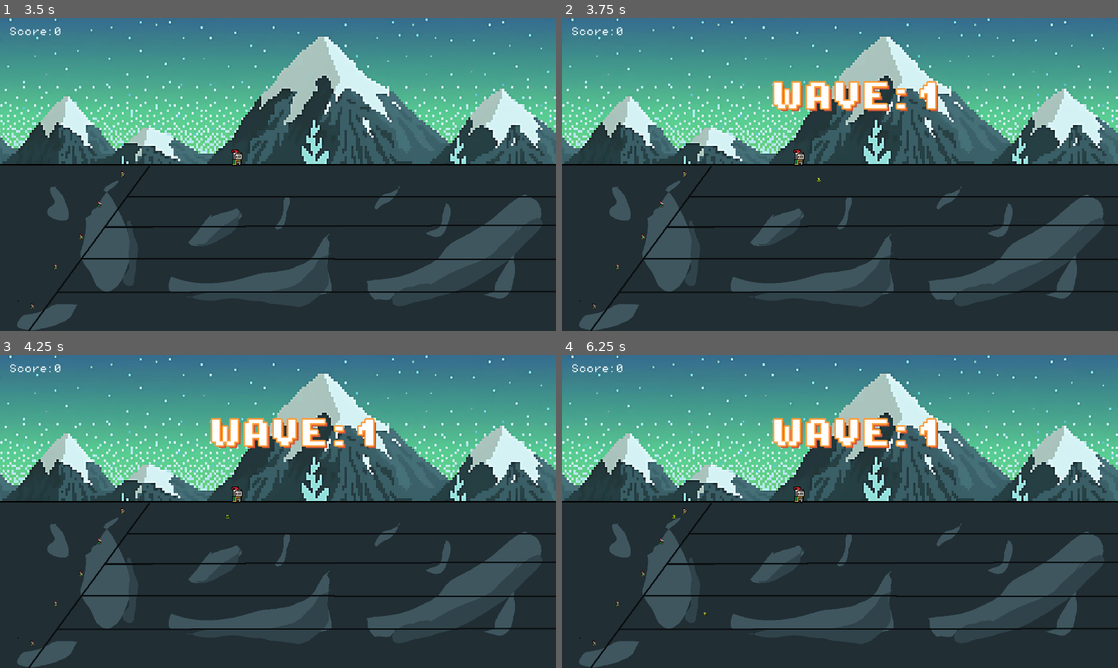
Above: before the commit, frames 1-4 (two rows, left to right).
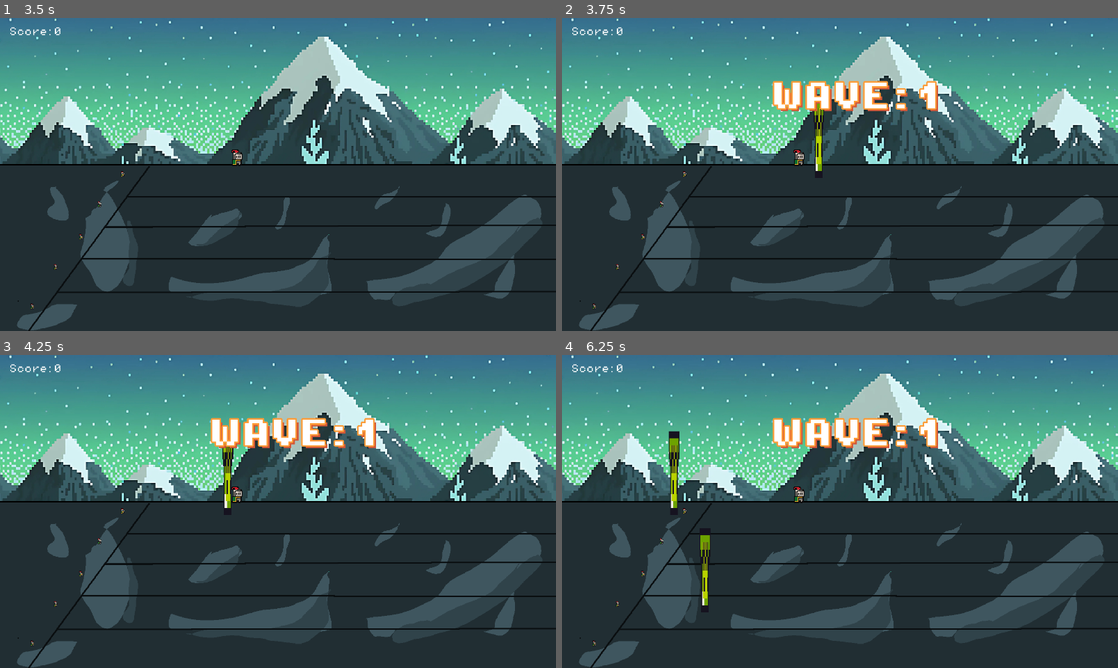
Above: after the commit, the same moments.

Repository: varun22/ECS179-FinalProject
Game: Godot game, scene res://scenes/menu.tscn
Same seed, same stepped clock (60 frames per second), same inputs: the game is played once before the commit and once after it.
Inputs:
- Up to frame 1 (3.5 s): click "Play Game" at 0.5 s; tap Enter (ui_accept) at 1.25, 1.52, 2, 2.27, 2.75 s; hold Right (ui_right) 1.28-2.78 s; hold Left (ui_left) from 2.78 s (still down)
- Up to frame 2 (3.75 s): tap Enter (ui_accept) at 3.5 s; release Left (ui_left) at 3.53 s; hold Right (ui_right) from 3.53 s (still down)
- Up to frame 3 (4.25 s): keep holding Right (ui_right); tap Enter (ui_accept) at 3.77 s
- Up to frame 4 (6.25 s): tap Enter (ui_accept) at 4.52, 5.27 s; release Right (ui_right) at 5.03 s; hold Left (ui_left) 5.03-5.78 s; hold Right (ui_right) from 5.78 s (still down)

Frame 1 is identical in both runs. In frame 2, 0.3% of the frame differs, in the area x 45-48%, y 24-53%; in frame 3, 0.3%; in frame 4, 0.9%, in the area x 19-27%, y 24-84%.

Commit message:
weird config
irrelevant

Diff:
--- a/tend&defend/scenes/enemy.tscn
+++ b/tend&defend/scenes/enemy.tscn
@@ -43,6 +43,7 @@
 size = Vector2(14, 12)
 
 [node name="Enemy" type="CharacterBody2D"]
+scale = Vector2(2.65658, -24.1168)
 script = ExtResource("1_dytbo")
 
 [node name="AnimatedSprite2D" type="AnimatedSprite2D" parent="."]
